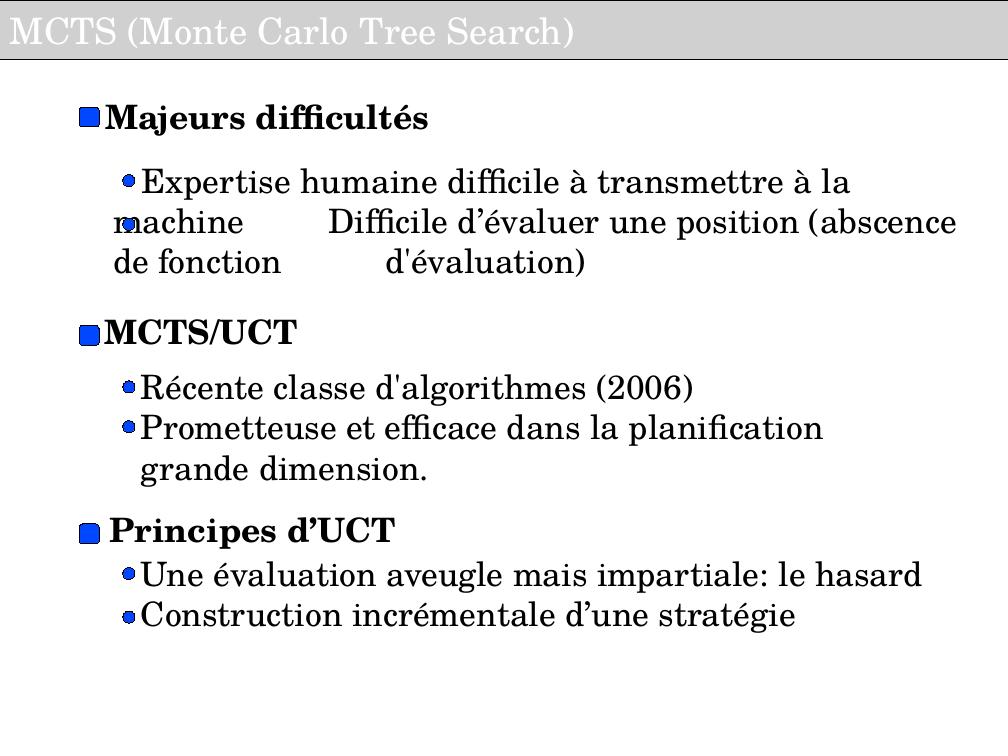
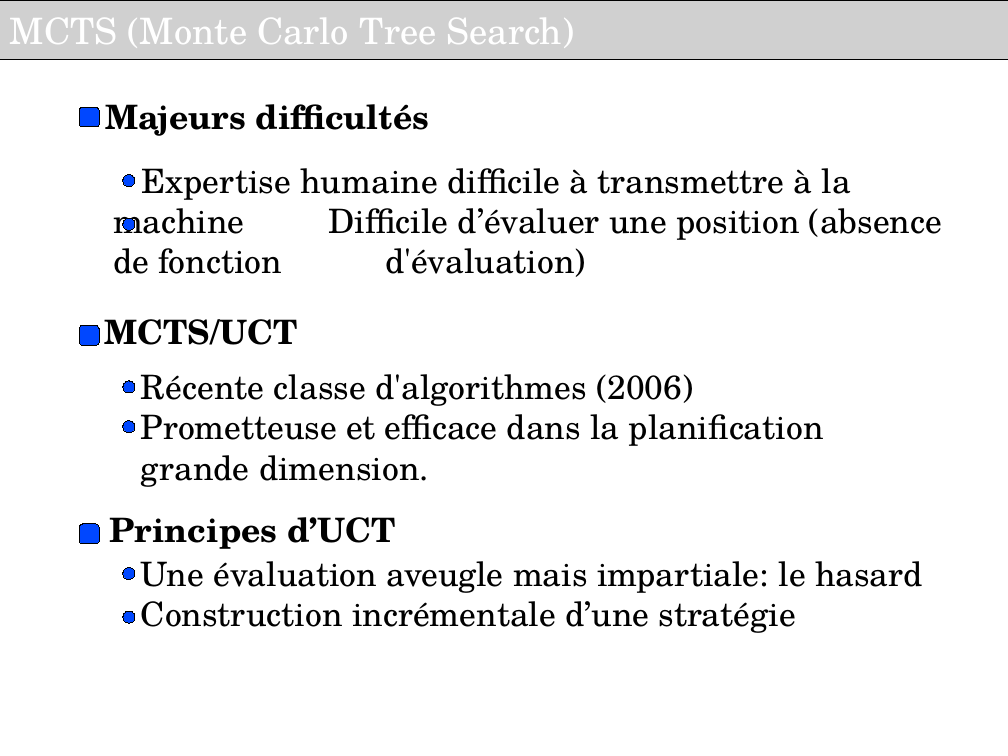
Before and after one commit to haspeleo/Android-Dev, a slide deck: slide 5 of MCTS/Soutenance_INRIA_V2.odp. Drawn at 1008x756 pixels with LibreOffice and Linux fonts; fonts in the diff are those of the drawing; grey boxes stand for pictures; background and template pictures are left out. Boxes give left, top, right and bottom in pixels: in the first picture for what was removed or moved away, otherwise in the second. Text is boxed around its words. In the diff, an @@ line names an element or a change of style, - is before the commit and + after.

```diff
--- a/MCTS/Soutenance_INRIA_V2.odp
+++ b/MCTS/Soutenance_INRIA_V2.odp
@@ text at bbox=[113, 168, 942, 277]: text changed @@
-Expertise humaine difficile à transmettre à la machine Difficile d’évaluer une position (abscence de fonction d'évaluation)
+Expertise humaine difficile à transmettre à la machine Difficile d’évaluer une position (absence de fonction d'évaluation)
```
Also in this commit, not shown: 9 other slides changed, 4 slides added, 1 slide removed, 1 other file.
